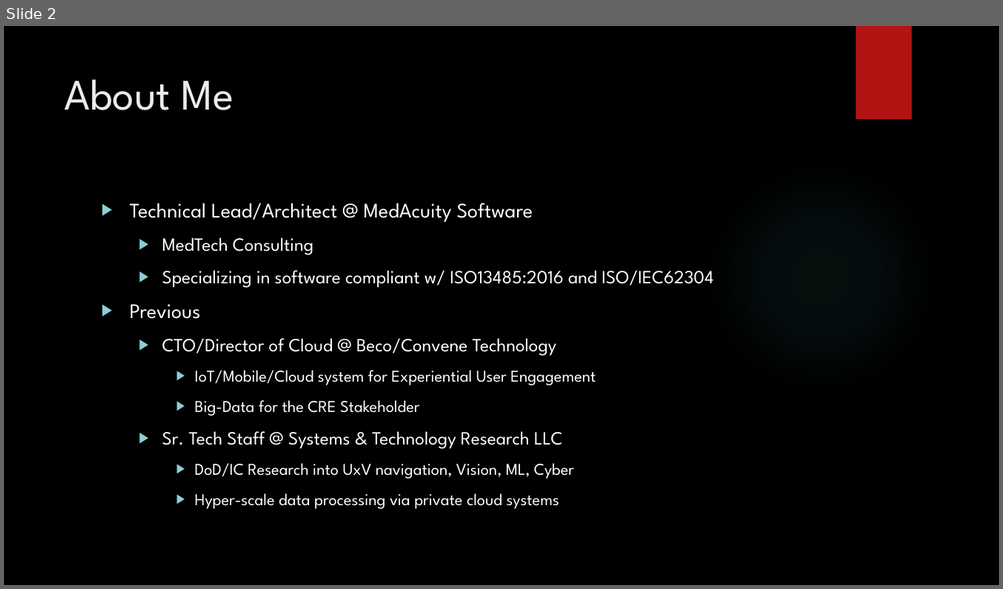
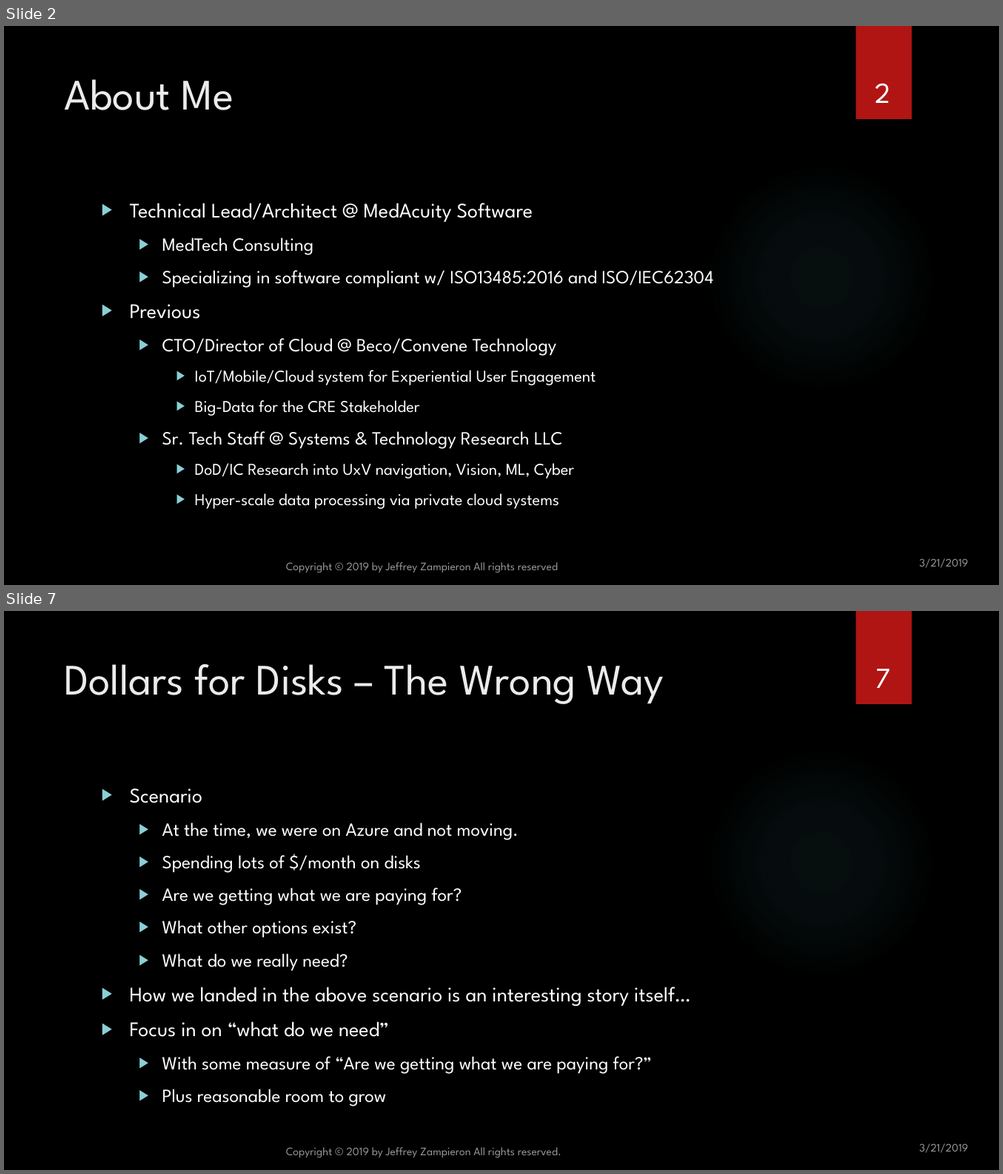
Before and after one commit to jzampieron/pgconf2019, a slide deck: presentation/JZ_PGConf2019.pptx. Shown one above the other, each under a label of ours: slide 2 before the commit, slides 2 and 7 after it; the slides between them are not shown. The pictures are 1003x589 and 1003x1174 pixels, drawn with LibreOffice and Linux fonts; fonts in the diff are those of the drawing; background and template pictures are left out. Boxes give left, top, right and bottom in pixels: in the first picture for what was removed or moved away, otherwise in the second. Text is boxed around its words. In the diff, an @@ line names an element or a change of style, - is before the commit and + after.

```diff
--- a/presentation/JZ_PGConf2019.pptx
+++ b/presentation/JZ_PGConf2019.pptx
@@ slide 7 added at (4, 611, 999, 1170), background picture (left out); not listed: 2 template elements that a slide beside it also shows @@
@@ title added at (64, 664, 663, 704), 42 pt, text #EBEBEB @@
+Dollars for Disks – The Wrong Way
@@ page number added at (875, 669, 890, 688), 28 pt, text #FFFFFF @@
+7
@@ text added at (130, 789, 690, 1107), 18 pt, text #FFFFFF @@
+▶ Scenario
+  ▶ At the time, we were on Azure and not moving.
+  ▶ Spending lots of $/month on disks
+  ▶ Are we getting what we are paying for?
+  ▶ What other options exist?
+  ▶ What do we really need?
+▶ How we landed in the above scenario is an interesting story itself…
+▶ Focus in on “what do we need”
+  ▶ With some measure of “Are we getting what we are paying for?”
+  ▶ Plus reasonable room to grow
@@ text added at (286, 1147, 561, 1159), 11 pt, text #FFFFFF at 60% opacity @@
+Copyright © 2019 by Jeffrey Zampieron All rights reserved.
@@ text added at (919, 1144, 967, 1153), 11 pt, text #FFFFFF at 60% opacity @@
+3/21/2019
@@ slide 2 changed as well @@
@@ page number added at (875, 83, 891, 103), 28 pt, text #FFFFFF @@
+2
@@ text added at (286, 562, 558, 574), 11 pt, text #FFFFFF at 60% opacity @@
+Copyright © 2019 by Jeffrey Zampieron All rights reserved
@@ text added at (919, 559, 967, 568), 11 pt, text #FFFFFF at 60% opacity @@
+3/21/2019
```
Also in this commit, not shown: 2 other slides changed, 17 other slides added, 1 slide removed.
